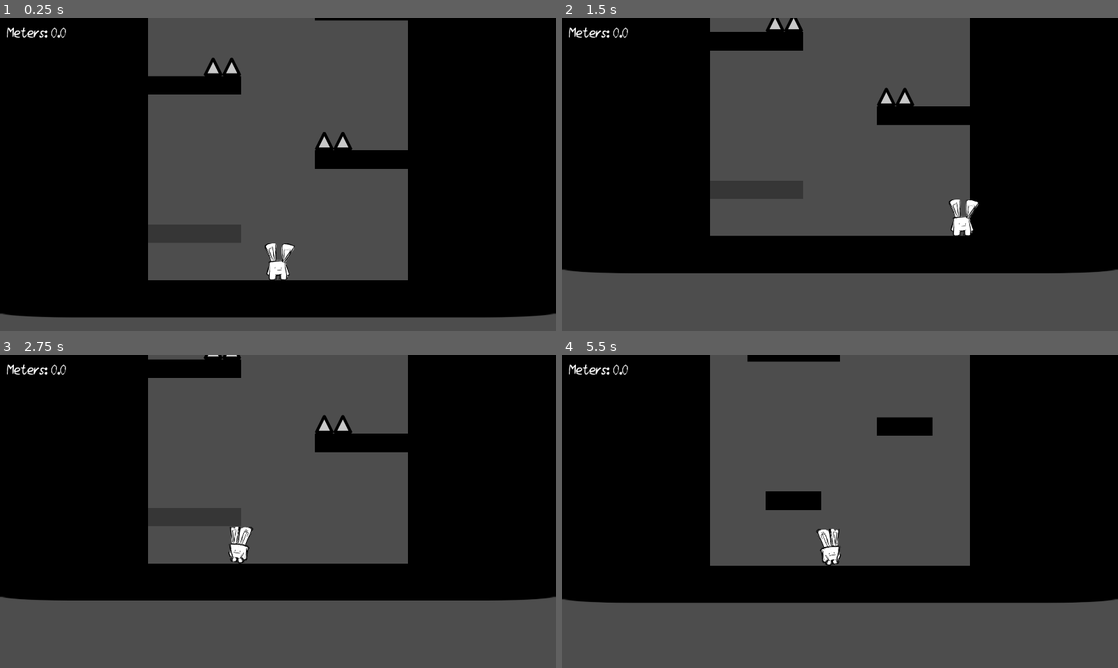
Above: before the commit, frames 1-4 (two rows, left to right).
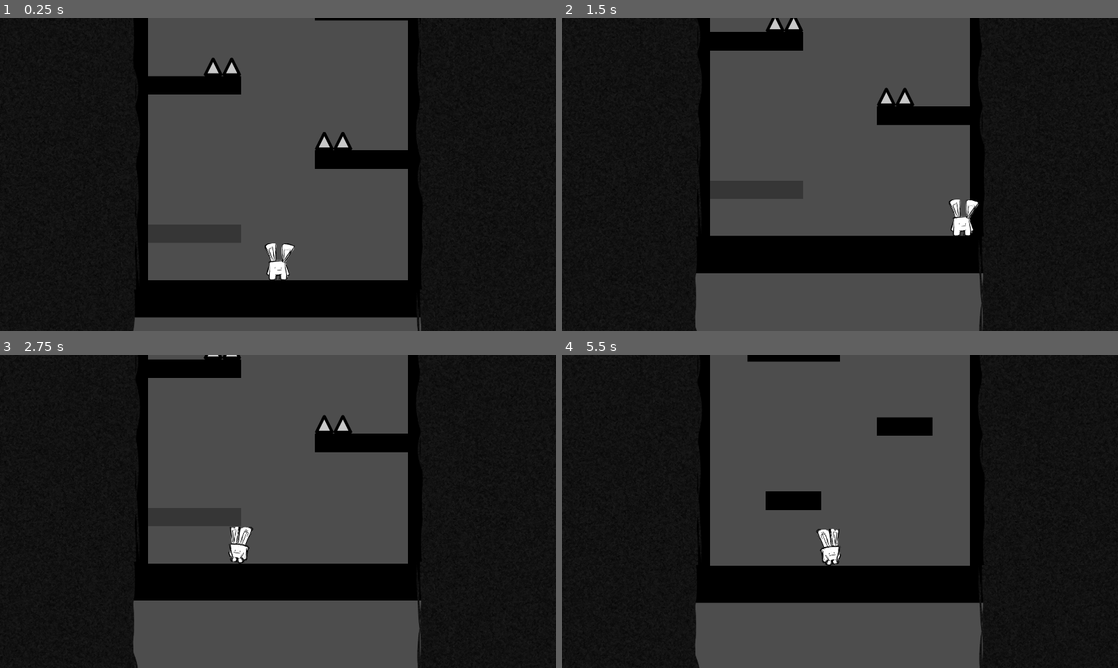
Above: after the commit, the same moments.

Repository: konducktor/run-from-gulmora
Game: Godot game, scene res://gameplay.tscn
The game is run twice, just before and just after one commit, with the same random seed, the same clock (stepped at 60 frames per second) and the same inputs. The engine's default icon, where the game draws it, is replaced by a stand-in: a white triangle on a blue panel in a dark square.
Inputs (mouse positions are in pixels of both pictures, inside the frame that each line leads up to):
- Up to frame 1 (0.25 s): no input
- Up to frame 2 (1.5 s): move the mouse to (962, 158) at 0.52 s; hold Right (movement_right) from 0.53 s (still down); tap C (movement_jump) at 0.77 s; move the mouse to (728, 190) at 1.27 s
- Up to frame 3 (2.75 s): tap C (movement_jump) at 1.52 s; move the mouse to (333, 442) at 2.02 s; release Right (movement_right) at 2.03 s; hold Left (movement_left) from 2.03 s (still down)
- Up to frame 4 (5.5 s): move the mouse to (812, 574) at 2.77 s; release Left (movement_left) at 2.78 s; hold Right (movement_right) 2.78-4.28 s; tap C (movement_jump) at 3.02, 3.77, 4.52 s; move the mouse to (1006, 558) at 3.52 s; move the mouse to (673, 464) at 4.27 s; hold Left (movement_left) 4.28-5.03 s; move the mouse to (867, 511) at 5.02 s; hold Right (movement_right) from 5.03 s (still down)

The runs differ from the first frame. In frame 1, 3.5% of the frame differs, in the area x 0-100%, y 0-100%; in frame 2, 10%; in frame 3, 12%; in frame 4, 11%.

Commit message:
добавлены рамки

Diff:
--- a/gameplay.tscn
+++ b/gameplay.tscn
@@ -10,6 +10,7 @@
 [ext_resource type="PackedScene" uid="uid://ypgd2rchig6s" path="res://monster/monster.tscn" id="6_cbffv"]
 [ext_resource type="FontFile" uid="uid://di04vknxmp46b" path="res://main_menu/Daneehand Regular Cyr.ttf" id="7_fbudy"]
 [ext_resource type="Script" uid="uid://dtydotpfe7we1" path="res://ux/meters_label.gd" id="9_2ihbs"]
+[ext_resource type="PackedScene" uid="uid://cwklp2uls81do" path="res://visuals/borders/borders.tscn" id="11_3n40r"]
 
 [node name="Gameplay" type="Node2D" node_paths=PackedStringArray("player_respawn_timer")]
 script = ExtResource("1_smepj")
@@ -62,3 +63,5 @@
 text = "Meters: миллион тысяч"
 script = ExtResource("9_2ihbs")
 PLAYER = NodePath("../../Player")
+
+[node name="Borders" parent="." instance=ExtResource("11_3n40r")]
--- a/player/player.tscn
+++ b/player/player.tscn
@@ -171,7 +171,7 @@
 [node name="Player" type="CharacterBody2D" groups=["Player"]]
 collision_mask = 30
 script = ExtResource("1_rkbax")
-PLAYER_SPEED = 1200.0
+PLAYER_SPEED = 800.0
 EXTRA_JUMPS = 1
 JUMP_HEIGHT = 300.0
 JUMP_PEAK_TIME = 0.3
--- a/project.godot
+++ b/project.godot
@@ -40,7 +40,8 @@
 "res://monster/": "orange",
 "res://player/": "red",
 "res://sounds/": "yellow",
-"res://ux/": "purple"
+"res://ux/": "purple",
+"res://visuals/": "teal"
 }
 
 [input]
--- /dev/null
+++ b/visuals/borders/borders.tscn
@@ -0,0 +1,22 @@
+[gd_scene load_steps=2 format=3 uid="uid://cwklp2uls81do"]
+
+[ext_resource type="Texture2D" uid="uid://dqj8c0pqrbmmb" path="res://visuals/borders/borders.png" id="1_x2tsb"]
+
+[node name="Borders" type="Node2D"]
+
+[node name="ParallaxBackground" type="ParallaxBackground" parent="."]
+layer = 5
+
+[node name="ParallaxLayer" type="ParallaxLayer" parent="ParallaxBackground"]
+motion_scale = Vector2(0, 1.2)
+motion_mirroring = Vector2(0, 1080)
+
+[node name="Sprite2D" type="Sprite2D" parent="ParallaxBackground/ParallaxLayer"]
+position = Vector2(242, 540)
+texture = ExtResource("1_x2tsb")
+
+[node name="Sprite2D2" type="Sprite2D" parent="ParallaxBackground/ParallaxLayer"]
+position = Vector2(1678, 540)
+texture = ExtResource("1_x2tsb")
+flip_h = true
+flip_v = true
Not shown: 1 places in gameplay.tscn that only renumber resources
Not shown: 1 places in player/player.tscn that only renumber resources
Binary file added: visuals/borders/borders.png
Not shown, added: visuals/borders/borders.png.import
